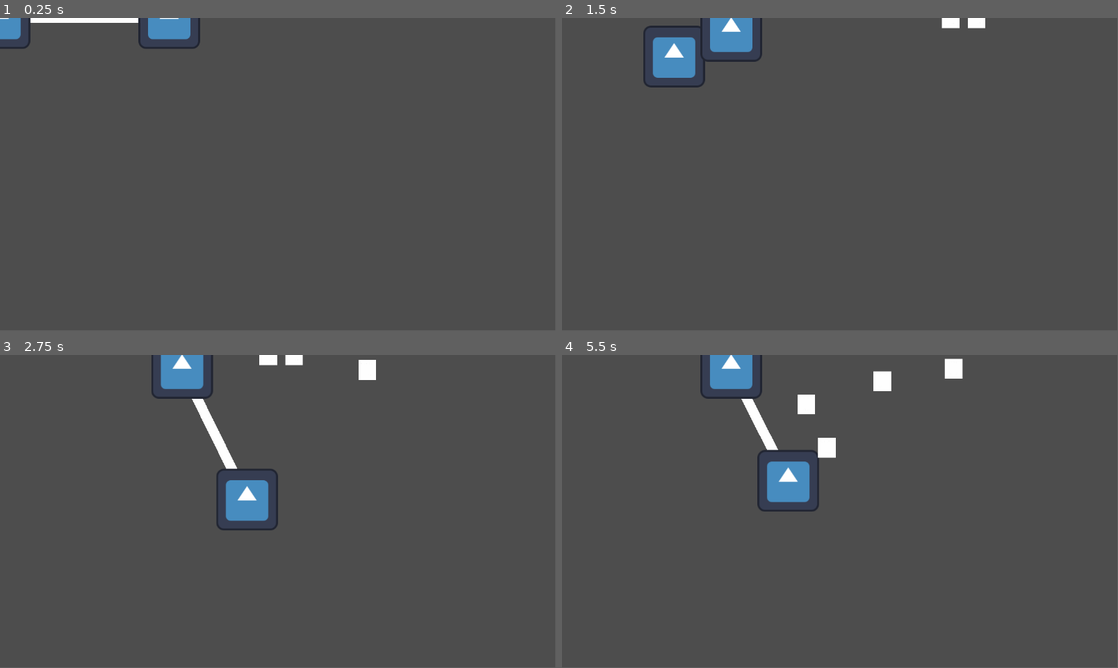
Above: before the commit, frames 1-4 (two rows, left to right).
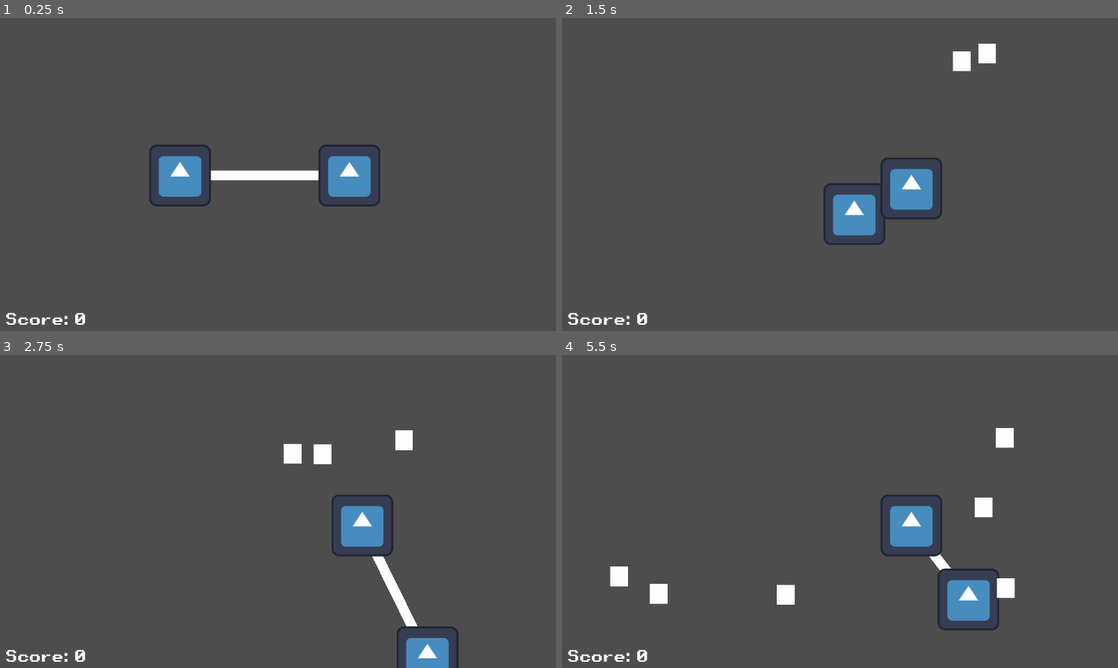
Above: after the commit, the same moments.

Repository: dweltstorm/g4c
Game: Godot game, scene res://Scenes/world.tscn
Two runs of this game, one before a commit and one after it. Both use one fixed random seed, a clock stepped at 60 frames per second and the inputs below. The engine's default icon, where the game draws it, is replaced by a stand-in: a white triangle on a blue panel in a dark square.
Inputs:
- Up to frame 1 (0.25 s): no input
- Up to frame 2 (1.5 s): tap Enter (ui_accept) at 0.5, 0.77 s; hold D (right) 0.53-1.28 s; tap Down (down2) at 0.6 s; hold S (down) from 1.28 s (still down); tap Left (left2) at 1.35 s
- Up to frame 3 (2.75 s): tap Enter (ui_accept) at 1.52 s; release S (down) at 2.03 s; hold D (right) from 2.03 s (still down); tap Right (right2) at 2.1 s
- Up to frame 4 (5.5 s): release D (right) at 2.78 s; hold W (up) 2.78-3.53 s; tap Up (up2) at 2.85 s; tap Enter (ui_accept) at 3.02, 3.77, 4.52 s; hold A (left) 3.53-5.03 s; tap Down (down2) at 3.6 s; tap Left (left2) at 4.35 s; hold S (down) from 5.03 s (still down); tap Right (right2) at 5.1 s
In our replay, the window is 799x449 before the commit and 800x450 after it. These sizes can differ from the game's own. Grey fills any space a smaller window leaves; there, only what the larger window draws over its background counts as a difference.

The runs differ from the first frame. In frame 1, 4.7% of the frame differs, in the area x 0-69%, y 0-98%; in frame 2, 5.7%; in frame 3, 6.7%; in frame 4, 7.6%, in the area x 1-82%, y 0-98%.

Commit message:
asdv

Diff:
--- /dev/null
+++ b/Scenes/ui_controller.gd
@@ -0,0 +1,10 @@
+extends Control
+
+func _on_player_score_changed(score):
+	$Score.text = "Score: %s" % score
+
+
+
+
+func _on_player_hearts_changed(hearts):
+	pass
--- a/Scenes/world.tscn
+++ b/Scenes/world.tscn
@@ -1,15 +1,30 @@
 [gd_scene load_steps=4 format=3 uid="uid://ftueyn6uo2yg"]
 
 [ext_resource type="PackedScene" uid="uid://bl3cvhmftviou" path="res://Scenes/player.tscn" id="1_nwtkb"]
-[ext_resource type="Script" path="res://Scripts/state_controller.gd" id="2_fo612"]
-[ext_resource type="PackedScene" uid="uid://nl2u67hb47g" path="res://Scenes/fish.tscn" id="3_u5qy5"]
+[ext_resource type="Script" path="res://Scenes/ui_controller.gd" id="3_s1hcq"]
+[ext_resource type="FontFile" uid="uid://b3rntvj0gjch2" path="res://Assets/Fonts/Retro Gaming.ttf" id="4_5iqy1"]
 
 [node name="World" type="Node2D"]
 
 [node name="Player" parent="." instance=ExtResource("1_nwtkb")]
-position = Vector2(2.08165e-12, 2.08165e-12)
+position = Vector2(373, 326)
 
-[node name="Node" type="Node" parent="."]
-script = ExtResource("2_fo612")
+[node name="UI" type="Control" parent="."]
+layout_mode = 3
+anchors_preset = 0
+offset_right = 40.0
+offset_bottom = 40.0
+script = ExtResource("3_s1hcq")
 
-[node name="Fish" parent="." instance=ExtResource("3_u5qy5")]
+[node name="Score" type="Label" parent="UI"]
+layout_mode = 0
+offset_left = 10.0
+offset_top = 603.0
+offset_right = 179.0
+offset_bottom = 648.0
+theme_override_fonts/font = ExtResource("4_5iqy1")
+theme_override_font_sizes/font_size = 32
+text = "Score: 0"
+
+[connection signal="hearts_changed" from="Player" to="UI" method="_on_player_hearts_changed"]
+[connection signal="score_changed" from="Player" to="UI" method="_on_player_score_changed"]
--- a/Scripts/fish_movement.gd
+++ b/Scripts/fish_movement.gd
@@ -1,12 +1,11 @@
 extends CharacterBody2D
 class_name Fish
 
-var speed : float = 200
 @onready var player : Node2D = get_parent().get_node("Player")
 @onready var target : Node2D = player.char1
 @onready var direction = (target.global_position - position).normalized()
 
 
 func _physics_process(_delta):
-	velocity = direction * speed
+	velocity = direction * player.projectile_speed
 	move_and_slide()
--- a/Scripts/net_movement.gd
+++ b/Scripts/net_movement.gd
@@ -5,15 +5,15 @@
 @onready var char2 = get_node("../Char2")
 
 func get_pos():
-	return Vector2((char2.position.x + char1.position.x)/2, (char2.position.y + char1.position.y)/2)
+	return Vector2((char2.global_position.x + char1.global_position.x)/2, (char2.global_position.y + char1.global_position.y)/2)
 
 func get_distance():
-	return char2.position.distance_to(char1.position)
+	return char2.global_position.distance_to(char1.global_position)
 
 func get_new_scale():
 	return (get_distance() / sprite.texture.get_size().x) * 2
 
 func _physics_process(_delta):
-	position = get_pos()
+	global_position = get_pos()
 	scale.x = get_new_scale()
-	look_at(char2.position)
+	look_at(char2.global_position)
--- a/Scripts/player_movement.gd
+++ b/Scripts/player_movement.gd
@@ -1,11 +1,18 @@
 extends Node2D
 
-@export var speed : float = 400
-@export var max_distance : float = 500
+var speed : float = 400
+var max_distance : float = 500
+@export var score : int = 0
+@export var max_hearts : int = 3
+@export var hearts : int = max_hearts
+@export var projectile_speed : int = 200
 @onready var char1 : CharacterBody2D = $Char1
 @onready var char2 : CharacterBody2D = $Char2
 @onready var net : Area2D = $Net
 @onready var fish = load("res://Scenes/fish.tscn")
+
+signal hearts_changed(hearts)
+signal score_changed(score)
 
 func get_input():
 	char1.velocity = Input.get_vector("left", "right", "up", "down") * 400
@@ -32,4 +39,13 @@
 
 
 func _on_net_body_entered(body: Node2D):
-	if body is Fish: body.queue_free()
+	if body is Fish:
+		body.queue_free()
+		hearts -= 1
+		score += 1
+		emit_signal("hearts_changed", hearts)
+		emit_signal("score_changed", score)
+		var new_fish = fish.instantiate()
+		new_fish.position.x = 1000
+		get_parent().call_deferred("add_child", new_fish)
+		projectile_speed *= 1.05
--- a/Scripts/state_controller.gd
+++ /dev/null
@@ -1,11 +0,0 @@
-extends Node
-@export var score : int = 0
-
-# Called when the node enters the scene tree for the first time.
-func _ready():
-	pass # Replace with function body.
-
-
-# Called every frame. 'delta' is the elapsed time since the previous frame.
-func _process(_delta):
-	pass
--- /dev/null
+++ b/Scripts/trash_movement.gd
@@ -0,0 +1,12 @@
+extends CharacterBody2D
+class_name Trash
+
+@onready var player : Node2D = get_parent().get_node("Player")
+@onready var target : Node2D = player.char1
+@onready var direction = (target.global_position - position).normalized()
+@onready var state = get_parent().get_node("State")
+
+
+func _physics_process(_delta):
+	velocity = direction * state.projectile_speed
+	move_and_slide()
--- a/project.godot
+++ b/project.godot
@@ -14,6 +14,10 @@
 run/main_scene="res://Scenes/world.tscn"
 config/features=PackedStringArray("4.2", "Forward Plus")
 config/icon="res://icon.svg"
+
+[display]
+
+window/stretch/mode="viewport"
 
 [input]
 
@@ -65,3 +69,7 @@
 , Object(InputEventJoypadMotion,"resource_local_to_scene":false,"resource_name":"","device":-1,"axis":2,"axis_value":1.0,"script":null)
 ]
 }
+
+[rendering]
+
+renderer/rendering_method="gl_compatibility"
--- /dev/null
+++ b/state_controller.gd
@@ -0,0 +1,15 @@
+extends Node
+@export var score : int = 0
+@export var lives : int = 3
+@export var projectile_speed : int = 200
+@onready var ui = get_parent().get_node("UI")
+var last_score = 0
+
+# Called when the node enters the scene tree for the first time.
+func _ready():
+	pass # Replace with function body.
+
+
+# Called every frame. 'delta' is the elapsed time since the previous frame.
+func _process(_delta):
+	pass
Binary file added: Assets/Fonts/Retro Gaming.ttf
Not shown, added: Assets/Fonts/Retro Gaming.ttf.import
Not shown, added: builds/build.apple-touch-icon.png.import
Not shown, added: builds/build.icon.png.import
Not shown, added: builds/build.png.import
Not shown, added: export_presets.cfg
Binary file added: heart pixel art 32x32.png
Not shown, added: heart pixel art 32x32.png.import
Not shown, added: builds/build.apple-touch-icon.png
Not shown, added: builds/build.audio.worklet.js
Not shown, added: builds/build.icon.png
Not shown, added: builds/build.pck
(and 3 more such lines)
